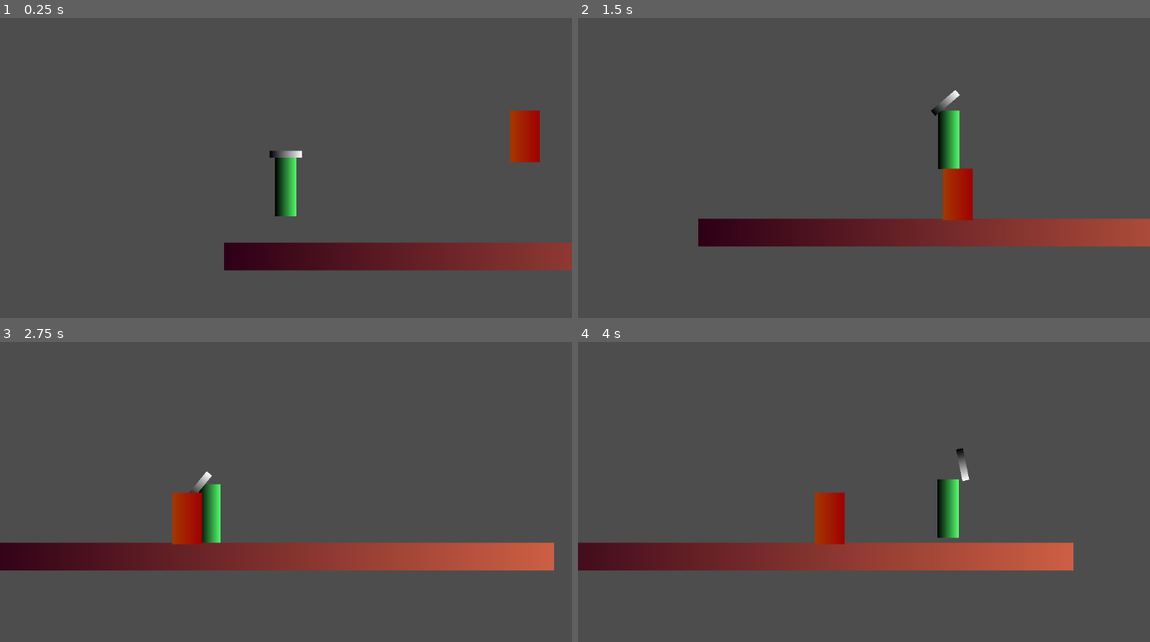
Above: before the commit, frames 1-4 (two rows, left to right).
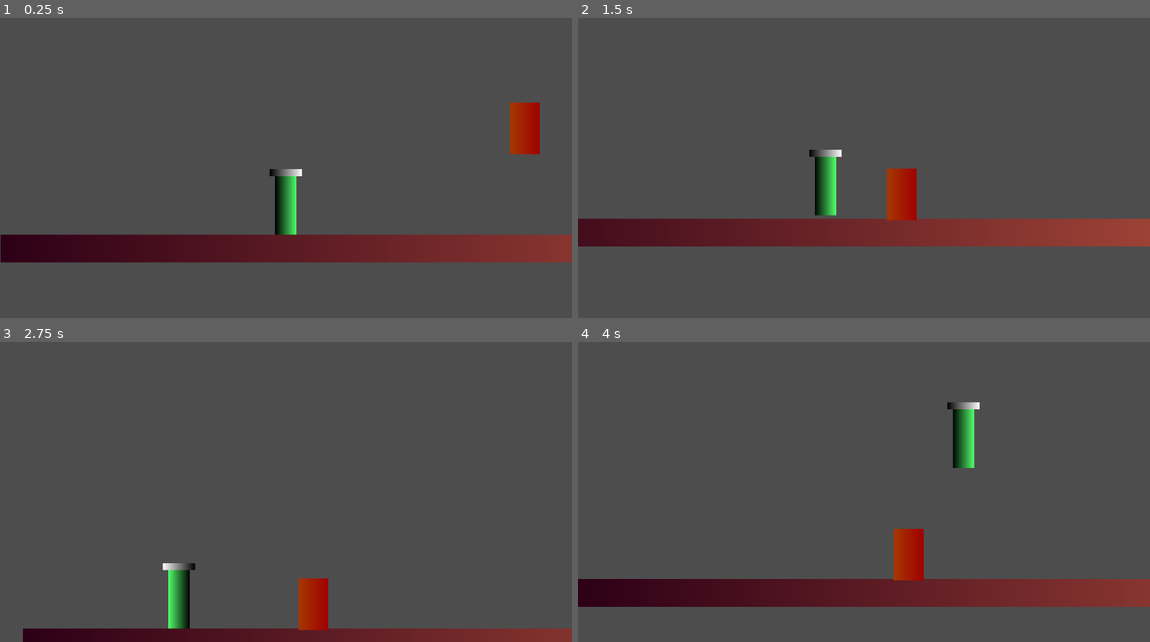
Above: after the commit, the same moments.

Repository: muffindohoah/coffee
Game: Godot game, scene res://test_level.tscn
Same seed, same stepped clock (60 frames per second), same inputs: the game is played once before the commit and once after it.
Inputs:
- Up to frame 1 (0.25 s): no input
- Up to frame 2 (1.5 s): hold D (right) from 0.53 s (still down); tap Shift (dodgeparry) at 0.6 s; tap W (jump) at 0.77, 0.8, 1.07, 1.35 s
- Up to frame 3 (2.75 s): tap W (jump) at 1.52, 1.82, 2.3 s; tap Shift (dodgeparry) at 1.55, 2.1 s; release D (right) at 2.03 s; hold A (left) from 2.03 s (still down)
- Up to frame 4 (4 s): release A (left) at 2.78 s; hold D (right) from 2.78 s (still down); tap Shift (dodgeparry) at 2.85 s; tap W (jump) at 3.02, 3.32, 3.6, 3.77 s

The runs differ from the first frame. In frame 1, 8.8% of the frame differs, in the area x 0-100%, y 28-85%; in frame 2, 7.6%; in frame 3, 17%; in frame 4, 20%, in the area x 0-100%, y 20-89%.

Commit message:
update movement

Diff:
--- a/coffee/enemy.gd
+++ b/coffee/enemy.gd
@@ -14,12 +14,15 @@
 
 
 	if !targets.is_empty():
-		var t := targets[0] # target
-		var dir := (t.global_position - global_position).normalized() # vector pointing towards target
-		if dir.x < 0:
-			velocity.x = move_toward(velocity.x, -SPEED, ACCELERATION * delta)
+		if is_instance_valid(targets[0]):
+			var t := targets[0] # target
+			var dir := (t.global_position - global_position).normalized() # vector pointing towards target
+			if dir.x < 0:
+				velocity.x = move_toward(velocity.x, -SPEED, ACCELERATION * delta)
+			else:
+				velocity.x = move_toward(velocity.x, SPEED, ACCELERATION * delta)
 		else:
-			velocity.x = move_toward(velocity.x, SPEED, ACCELERATION * delta)
+			velocity.x = move_toward(velocity.x, 0, ACCELERATION * delta)
 
 	move_and_slide()
 
@@ -32,3 +35,11 @@
 func _on_detectionrange_body_entered(body: Node2D) -> void:
 	if body.is_in_group("player"):
 		targets.append(body)
+
+func _on_attack_body_entered(body: Node2D) -> void:
+	if body.is_in_group("player") and body.is_in_group("damageable"):
+		var b := body as CharacterBody2D
+		b.knockback += Vector2(
+			sign(b.global_position.x - global_position.x) * 1000,
+			-500
+		)
--- a/coffee/enemy.tscn
+++ b/coffee/enemy.tscn
@@ -14,6 +14,9 @@
 
 [sub_resource type="CircleShape2D" id="CircleShape2D_t2uqc"]
 radius = 269.03
+
+[sub_resource type="RectangleShape2D" id="RectangleShape2D_hqgik"]
+size = Vector2(92, 119)
 
 [node name="enemy" type="CharacterBody2D" groups=["damageable", "enemy"]]
 collision_layer = 16
@@ -36,4 +39,12 @@
 [node name="CollisionShape2D" type="CollisionShape2D" parent="detectionrange"]
 shape = SubResource("CircleShape2D_t2uqc")
 
+[node name="attack" type="Area2D" parent="."]
+monitorable = false
+
+[node name="CollisionShape2D" type="CollisionShape2D" parent="attack"]
+position = Vector2(0, -7.5)
+shape = SubResource("RectangleShape2D_hqgik")
+
 [connection signal="body_entered" from="detectionrange" to="." method="_on_detectionrange_body_entered"]
+[connection signal="body_entered" from="attack" to="." method="_on_attack_body_entered"]
--- a/coffee/player.gd
+++ b/coffee/player.gd
@@ -1,32 +1,37 @@
 extends CharacterBody2D
 
-@onready var anim_player = $AnimationPlayer
-@onready var dodge_cooldown_timer = $dodgecooldown
+@onready var anim_player := $AnimationPlayer
+@onready var dodge_cooldown_timer := $dodgecooldown
 
-const COOLDOWN = 0.5
-const ROLL_SPEED = 600
-const SPEED = 300.0
-const JUMP_VELOCITY = -600.0
+const COOLDOWN := 0.5
+const ROLL_SPEED := 1000
+const SPEED := 500.0
+const GRAVITY := 5000.0
+const JUMP_SPEED := 0.3 * GRAVITY# + 1000.0
 
-var Invulnerable = true
-var canAttack = true
-var canMove = true
+var knockback := Vector2.ZERO
+
+var isinvulnerable := true
+var canattack := true
+var canmove := true
 
 func _ready() -> void:
 	dodge_cooldown_timer.wait_time = COOLDOWN
 
 func _physics_process(delta: float) -> void:
 
-	if canMove:
+	if canmove:
+		_movement_process(delta)
+		_input_process(delta)
 
-		_movement_process()
-		_input_process()
+	knockback = knockback.move_toward(Vector2.ZERO, 2000 * delta)
 
-	print(dodge_cooldown_timer.time_left)
+	velocity += knockback
 	move_and_slide()
+	velocity -= knockback # silly way of doing this
 
 
-func _input_process():
+func _input_process(delta: float):
 
 	var direction := Input.get_axis("left", "right")
 
@@ -36,16 +41,20 @@
 	elif Input.is_action_just_pressed("dodgeparry"):
 		parry()
 
-func _movement_process():
+func _movement_process(delta: float):
 	if not is_on_floor():
-		velocity.y += 30
+		velocity.y += GRAVITY * delta
 	if Input.is_action_just_pressed("jump") and is_on_floor():
-		velocity.y += JUMP_VELOCITY
+		velocity.y -= JUMP_SPEED
 	var direction := Input.get_axis("left", "right")
-	if direction:
-		velocity.x = direction * SPEED
-	else:
-		velocity.x = move_toward(velocity.x, 0, SPEED)
+
+	if direction < 0: velocity.x = -SPEED
+	if direction > 0: velocity.x = SPEED
+	if direction == 0: velocity.x = 0
+
+	# flip sprites
+	if direction < 0: $flip2d.face(-1)
+	if direction > 0: $flip2d.face(1)
 
 func parry():
 	if dodge_cooldown_timer.time_left == 0:
@@ -54,18 +63,15 @@
 
 func roll(direction):
 	if dodge_cooldown_timer.time_left == 0:
-		canMove = false
+		canmove = false
 		anim_player.play("roll")
 		velocity.y += -20
 		velocity.x = direction * ROLL_SPEED
 		dodge_cooldown_timer.start()
 
-func hurt():
-	pass
-
 func _on_animation_player_animation_finished(anim_name: StringName) -> void:
 	if anim_name == "roll":
-		canMove = true
+		canmove = true
 
 func hit(damage: int) -> void:
 	pass
--- a/coffee/player.tscn
+++ b/coffee/player.tscn
@@ -1,6 +1,7 @@
 [gd_scene load_steps=12 format=3 uid="uid://dsiagdguuasxg"]
 
 [ext_resource type="Script" path="res://player.gd" id="1_53qcj"]
+[ext_resource type="PackedScene" uid="uid://ddtj8kqkup2gn" path="res://scenes/components/flip_2d.tscn" id="2_m1dq5"]
 
 [sub_resource type="CapsuleShape2D" id="CapsuleShape2D_htvss"]
 radius = 21.0
@@ -10,9 +11,6 @@
 
 [sub_resource type="GradientTexture1D" id="GradientTexture1D_j181l"]
 gradient = SubResource("Gradient_t1l8p")
-
-[sub_resource type="RectangleShape2D" id="RectangleShape2D_tbjss"]
-size = Vector2(30, 10)
 
 [sub_resource type="Gradient" id="Gradient_sfueg"]
 
@@ -24,7 +22,7 @@
 tracks/0/type = "value"
 tracks/0/imported = false
 tracks/0/enabled = true
-tracks/0/path = NodePath("Sprite2D:modulate")
+tracks/0/path = NodePath("flip2d/Sprite2D:modulate")
 tracks/0/interp = 1
 tracks/0/loop_wrap = true
 tracks/0/keys = {
@@ -36,7 +34,7 @@
 tracks/1/type = "value"
 tracks/1/imported = false
 tracks/1/enabled = true
-tracks/1/path = NodePath("Sprite2D:scale")
+tracks/1/path = NodePath("flip2d/Sprite2D:scale")
 tracks/1/interp = 1
 tracks/1/loop_wrap = true
 tracks/1/keys = {
@@ -48,7 +46,7 @@
 tracks/2/type = "value"
 tracks/2/imported = false
 tracks/2/enabled = true
-tracks/2/path = NodePath("Sprite2D:position")
+tracks/2/path = NodePath("flip2d/Sprite2D:position")
 tracks/2/interp = 1
 tracks/2/loop_wrap = true
 tracks/2/keys = {
@@ -57,18 +55,6 @@
 "update": 0,
 "values": [Vector2(-1.19209e-07, 0)]
 }
-tracks/3/type = "value"
-tracks/3/imported = false
-tracks/3/enabled = true
-tracks/3/path = NodePath("PinJoint2D:position")
-tracks/3/interp = 1
-tracks/3/loop_wrap = true
-tracks/3/keys = {
-"times": PackedFloat32Array(0),
-"transitions": PackedFloat32Array(1),
-"update": 0,
-"values": [Vector2(2.98023e-08, -59)]
-}
 
 [sub_resource type="Animation" id="Animation_60v6o"]
 resource_name = "parry"
@@ -76,7 +62,7 @@
 tracks/0/type = "value"
 tracks/0/imported = false
 tracks/0/enabled = true
-tracks/0/path = NodePath("Sprite2D:modulate")
+tracks/0/path = NodePath("flip2d/Sprite2D:modulate")
 tracks/0/interp = 1
 tracks/0/loop_wrap = true
 tracks/0/keys = {
@@ -92,7 +78,7 @@
 tracks/0/type = "value"
 tracks/0/imported = false
 tracks/0/enabled = true
-tracks/0/path = NodePath("Sprite2D:scale")
+tracks/0/path = NodePath("flip2d/Sprite2D:scale")
 tracks/0/interp = 1
 tracks/0/loop_wrap = true
 tracks/0/keys = {
@@ -104,7 +90,7 @@
 tracks/1/type = "value"
 tracks/1/imported = false
 tracks/1/enabled = true
-tracks/1/path = NodePath("Sprite2D:position")
+tracks/1/path = NodePath("flip2d/Sprite2D:position")
 tracks/1/interp = 1
 tracks/1/loop_wrap = true
 tracks/1/keys = {
@@ -112,18 +98,6 @@
 "transitions": PackedFloat32Array(1, 1, 1, 1, 1),
 "update": 0,
 "values": [Vector2(-1.19209e-07, 0), Vector2(-1.42109e-14, 17), Vector2(0, 30), Vector2(-1.42109e-14, 17), Vector2(-1.19209e-07, 0)]
-}
-tracks/2/type = "value"
-tracks/2/imported = false
-tracks/2/enabled = true
-tracks/2/path = NodePath("PinJoint2D:position")
-tracks/2/interp = 1
-tracks/2/loop_wrap = true
-tracks/2/keys = {
-"times": PackedFloat32Array(0, 0.0333333, 0.0666667, 0.1, 0.133333),
-"transitions": PackedFloat32Array(1, 1, 1, 1, 1),
-"update": 0,
-"values": [Vector2(2.98023e-08, -59), Vector2(2.98023e-08, -24), Vector2(2.98023e-08, 2.00001), Vector2(2.98023e-08, -24), Vector2(2.98023e-08, -59)]
 }
 
 [sub_resource type="AnimationLibrary" id="AnimationLibrary_0odbd"]
@@ -140,40 +114,25 @@
 [node name="CollisionShape2D" type="CollisionShape2D" parent="."]
 shape = SubResource("CapsuleShape2D_htvss")
 
+[node name="flip2d" parent="." instance=ExtResource("2_m1dq5")]
+
+[node name="Sprite2D" type="Sprite2D" parent="flip2d"]
+modulate = Color(0.32, 1, 0.422, 1)
+position = Vector2(-1.19209e-07, 0)
+scale = Vector2(0.167969, 118)
+texture = SubResource("GradientTexture1D_j181l")
+
+[node name="headsprite" type="Sprite2D" parent="flip2d"]
+position = Vector2(2.98023e-08, -66)
+scale = Vector2(0.253906, 13.875)
+texture = SubResource("GradientTexture1D_qfsk1")
+
 [node name="Camera2D" type="Camera2D" parent="."]
 limit_smoothed = true
 position_smoothing_enabled = true
 rotation_smoothing_enabled = true
 drag_horizontal_enabled = true
 drag_vertical_enabled = true
-
-[node name="Sprite2D" type="Sprite2D" parent="."]
-modulate = Color(0.32, 1, 0.422, 1)
-position = Vector2(-1.19209e-07, 0)
-scale = Vector2(0.167969, 118)
-texture = SubResource("GradientTexture1D_j181l")
-
-[node name="PinJoint2D" type="DampedSpringJoint2D" parent="."]
-position = Vector2(2.98023e-08, -59)
-node_a = NodePath("..")
-node_b = NodePath("RigidBody2D")
-disable_collision = false
-length = 1.0
-rest_length = 1.0
-stiffness = 64.0
-damping = 16.0
-
-[node name="RigidBody2D" type="RigidBody2D" parent="PinJoint2D"]
-collision_layer = 4
-
-[node name="CollisionShape2D" type="CollisionShape2D" parent="PinJoint2D/RigidBody2D"]
-position = Vector2(-2.98023e-08, -5)
-shape = SubResource("RectangleShape2D_tbjss")
-
-[node name="Sprite2D" type="Sprite2D" parent="PinJoint2D/RigidBody2D"]
-position = Vector2(0, -7)
-scale = Vector2(0.253906, 13.875)
-texture = SubResource("GradientTexture1D_qfsk1")
 
 [node name="AnimationPlayer" type="AnimationPlayer" parent="."]
 libraries = {
--- /dev/null
+++ b/coffee/scenes/components/flip_2d.gd
@@ -0,0 +1,8 @@
+extends Node2D
+class_name Flip2D
+
+func face(direction: int) -> void:
+	if direction < 0:
+		scale.x = -1
+	if direction > 0:
+		scale.x = 1
--- /dev/null
+++ b/coffee/scenes/components/flip_2d.tscn
@@ -0,0 +1,6 @@
+[gd_scene load_steps=2 format=3 uid="uid://ddtj8kqkup2gn"]
+
+[ext_resource type="Script" path="res://scenes/components/flip_2d.gd" id="1_x3oee"]
+
+[node name="flip2d" type="Node2D"]
+script = ExtResource("1_x3oee")
--- a/coffee/test_level.tscn
+++ b/coffee/test_level.tscn
@@ -4,7 +4,7 @@
 [ext_resource type="PackedScene" uid="uid://c53gmymolr23u" path="res://enemy.tscn" id="2_ngk4t"]
 
 [sub_resource type="RectangleShape2D" id="RectangleShape2D_qbl10"]
-size = Vector2(1153, 56)
+size = Vector2(2055, 56)
 
 [sub_resource type="Gradient" id="Gradient_vw3uw"]
 colors = PackedColorArray(0.18, 0, 0.09, 1, 0.805288, 0.374496, 0.264924, 1)
@@ -24,7 +24,7 @@
 
 [node name="Sprite2D" type="Sprite2D" parent="StaticBody2D"]
 position = Vector2(575.75, 619.875)
-scale = Vector2(4.50195, 55.75)
+scale = Vector2(8.01758, 55.75)
 texture = SubResource("GradientTexture1D_01e8s")
 
 [node name="Player" parent="." instance=ExtResource("1_1cwla")]
Not shown, added: coffee/blends/coffeemug.fbx.import
Not shown: 1 places in coffee/enemy.tscn that only renumber resources
